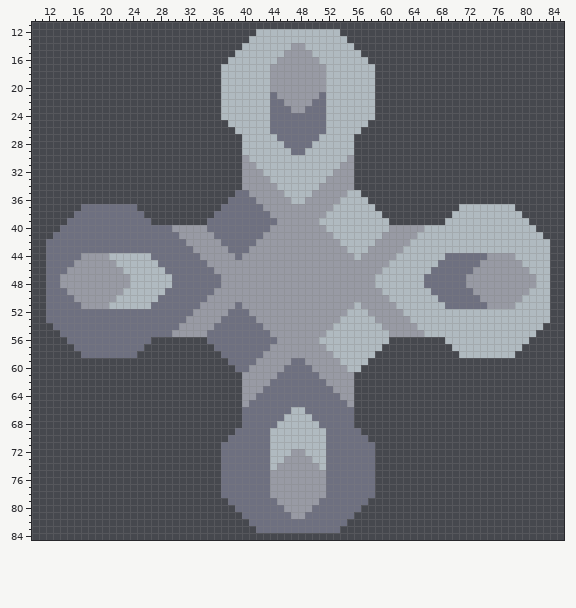
A sprite sheet gets an edit: core/assets-raw/sprites/blocks/drills/laser-drill-rotator.png. The first picture shows the starting point.
The file is 96x96 pixels. Shown: x 10..85, y 11..84.
After the commit:
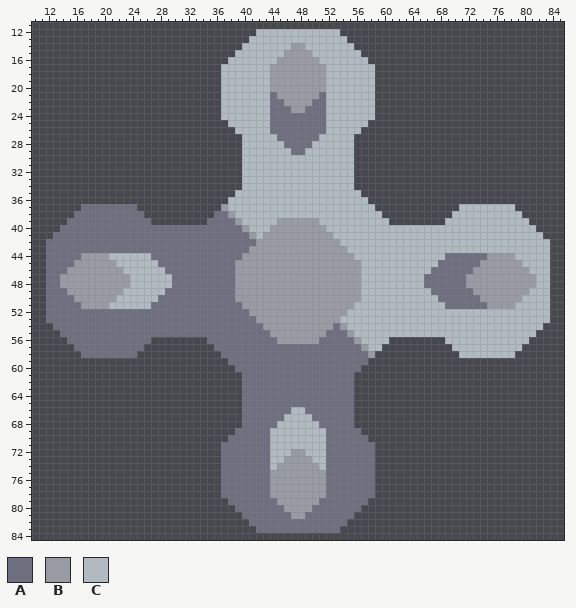
Palette (. is transparent): A #6e7080  B #989aa4  C #b0bac0
What changed:
Changed rows in their new state; - is an unchanged pixel.
first column x 30:
30 ----------C--------------C----------
31 ----------CC------------CC----------
32 ----------CCC----------CCC----------
33 ----------CCCC--------CCCC----------
34 ----------CCCCC------CCCCC----------
35 ---------CCCCCCC----CCCCC-----------
36 --------CCCCCCCCC--CCCCC------------
37 -------BCCCCCCCCCCCCCCC-------------
38 --------BCCCCCCCCCCCCC--------------
39 ---------BCCCCC---------------------
40 AAAAA-----BCCC-----------------CCCCC
41 -AAAAA-----BC-----------------CCCCC-
42 --AAAAA----------------------CCCCC--
43 ---AAAAA--------------------CCCCC---
44 ----AAAAA------------------CCCCC----
45 -----AAAA------------------CCCC-----
46 ------AAA------------------CCC------
47 -------AA------------------CC-------
48 -------AA------------------CC-------
49 ------AAA------------------CCC------
50 -----AAAA------------------CCCC-----
51 ----AAAAA------------------CCCCC----
52 ---AAAAA--------------------CCCCC---
53 --AAAAA----------------------CCCCC--
54 -AAAAA-----------------AB-----CCCCC-
55 AAAAA-----------------AAAB-----CCCCC
56 ---------------------AAAAAB---------
57 --------------AAAAAAAAAAAAAB--------
58 -------------AAAAAAAAAAAAAAAB-------
59 ------------AAAAA--AAAAAAAAA--------
60 -----------AAAAA----AAAAAAA---------
61 ----------AAAAA------AAAAA----------
62 ----------AAAA--------AAAA----------
63 ----------AAA----------AAA----------
64 ----------AA------------AA----------
65 ----------A--------------A----------
Pixel boxes of the changes (left, top, right, bottom) in both pictures:
changed: (172, 155, 424, 407)
